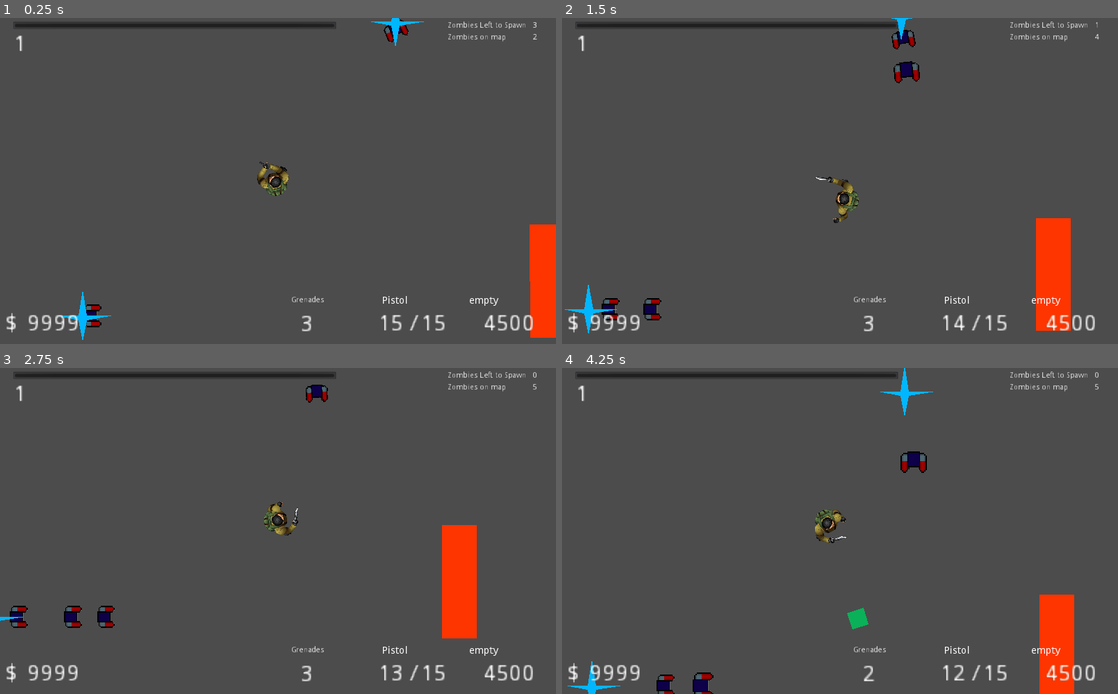
Above: before the commit, frames 1-4 (two rows, left to right).
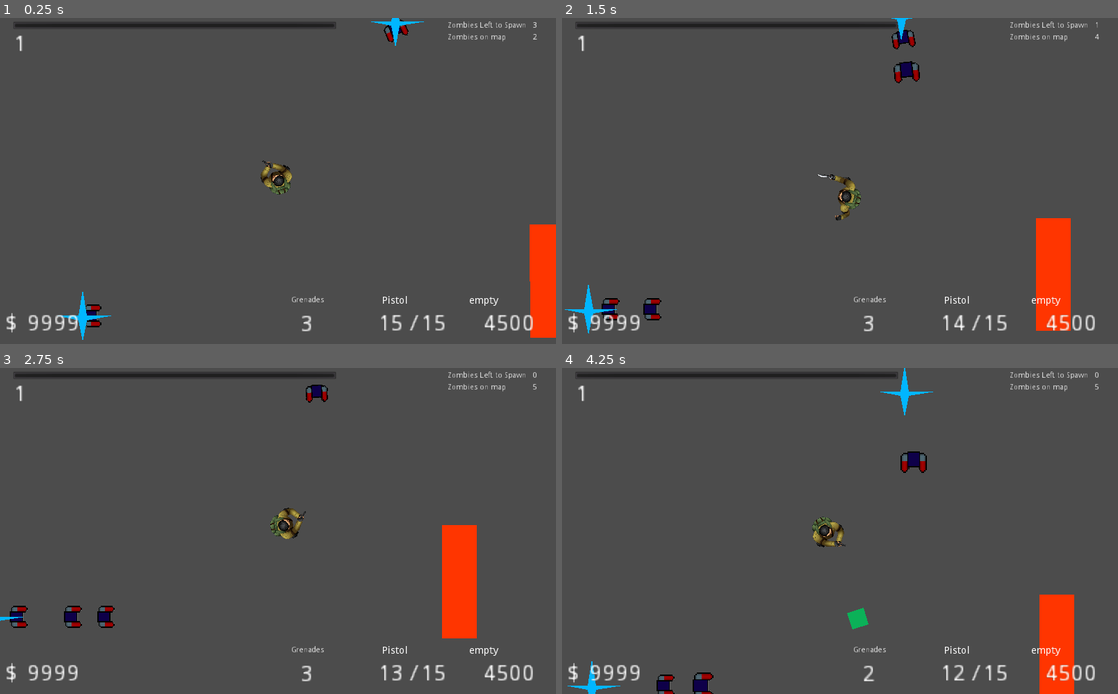
Above: after the commit, the same moments.

Repository: seffa1/ZombieGame
Game: Godot game, scene res://world.tscn
Same seed, same stepped clock (60 frames per second), same inputs: the game is played once before the commit and once after it.
Inputs (mouse positions are in pixels of both pictures, inside the frame that each line leads up to):
- Up to frame 1 (0.25 s): no input
- Up to frame 2 (1.5 s): move the mouse to (962, 164) at 0.52 s; press the mouse at (962, 164) at 0.53 s; hold D (right) 0.53-1.28 s; tap Space (melee) at 0.8, 1.35 s; move the mouse to (728, 197) at 1.27 s; release the mouse at (728, 197) at 1.28 s; hold S (down) from 1.28 s (still down)
- Up to frame 3 (2.75 s): click (166, 547) at 1.55 s; move the mouse to (333, 459) at 2.02 s; release S (down) at 2.03 s; press the mouse at (333, 459) at 2.03 s; hold D (right) from 2.03 s (still down); tap Space (melee) at 2.3 s
- Up to frame 4 (4.25 s): move the mouse to (812, 596) at 2.77 s; release D (right) at 2.78 s; release the mouse at (812, 596) at 2.78 s; hold W (up) 2.78-3.53 s; right-click (812, 596) at 2.85 s; click (812, 596) at 3.05 s; move the mouse to (1006, 579) at 3.52 s; hold A (left) from 3.53 s (still down); hold F (interact) from 3.53 s (still down); tap Space (melee) at 3.8 s

The runs differ from the first frame. In frame 1, 0.4% of the frame differs, in the area x 46-53%, y 43-55%; in frame 2, 0.4%; in frame 3, 0.5%, in the area x 47-55%, y 40-53%; in frame 4, 0.5%.

Commit message:
adding an animation tree state machine

Diff:
--- a/Gun.gd
+++ b/Gun.gd
@@ -75,6 +75,7 @@
 		clip_count -= 1
 		emit_signal("updateHUD", clip_count, CLIP_SIZE, ammo)
 
+
 func reload():
 	if ammo == 0:
 		# Tell the player there is no ammo left
--- a/Player.gd
+++ b/Player.gd
@@ -17,6 +17,9 @@
 var closest_navigation_node
 export (PackedScene) var STARTING_GUN
 export (PackedScene) var STARTING_GRENADE
+
+# Animation stuff
+onready var animation_state_machine = $AnimationTree.get("parameters/playback")
 
 # Health stuff
 onready var health = MAX_HEALTH
@@ -131,10 +134,11 @@
 	velocity = Vector2.ZERO
 
 func melee():
+	# TODO: Clean this up and remove these timers now that we arent doing the lunge
 	if can_melee:
 		if len(meleeable_zombies) == 0:
 			can_melee = false
-			$AnimationPlayer.play("melee_miss")
+			animation_state_machine.travel("melee_miss")
 			$MeleeTimer.start(.3)
 		else:
 			melee_lunge = true
@@ -146,8 +150,8 @@
 					distance = d
 					chosen_zombie = zombie
 
-			$AnimationPlayer.play("melee_hit")
-			$MeleeTimer.start(.5)
+			animation_state_machine.travel("melee_hit")
+			$MeleeTimer.start(.3)
 #			look_at(chosen_zombie.global_position)
 #			velocity = (chosen_zombie.global_position - global_position)
 
@@ -210,8 +214,17 @@
 	for _node in get_children():
 		if _node.get_filename() == current_gun.get_path():
 			var gun = _node
-			if gun.clip_count > 0:
+			if gun.clip_count > 0 and gun.can_shoot:
 				gun.shoot()
+
+				# Call the correct animation for the correct gun
+				# TODO: decouple this
+				match gun.name:
+					"Pistol":
+						animation_state_machine.travel("pistol_shoot")
+
+					"Riffle":
+						$AnimationPlayer.play()
 
 
 func equip_gun(_gun: PackedScene):
@@ -354,7 +367,7 @@
 		queue_free()
 	emit_signal("health_change", (float(health) / float(MAX_HEALTH) * 100))
 	$HealTimer.start(HEALTH_REGEN_AFTER_DAMAGE_RATE)
-	$AnimationPlayer.play("take_damage")
+	animation_state_machine.travel("take_damage")
 
 func _on_RoomDetector_area_entered(area):
 	current_rooms[area.name] = area
--- a/Player.tscn
+++ b/Player.tscn
@@ -1,8 +1,11 @@
-[gd_scene load_steps=14 format=2]
+[gd_scene load_steps=38 format=2]
 
 [ext_resource path="res://assets/melee/melee_spriteSheet.png" type="Texture" id=1]
 [ext_resource path="res://Player.gd" type="Script" id=2]
-[ext_resource path="res://assets/Idle_gun/Idle_gun_000.png" type="Texture" id=4]
+[ext_resource path="res://assets/pistol/pistol_idle/idle_gun_spritesheet.png" type="Texture" id=3]
+[ext_resource path="res://assets/pistol/pistol_idle/Idle_gun_000.png" type="Texture" id=4]
+[ext_resource path="res://assets/pistol/pistol_walk/walk_gun_spritesheet.png" type="Texture" id=5]
+[ext_resource path="res://assets/pistol/pistol_shot/gun_shot_spritesheet.png" type="Texture" id=6]
 
 [sub_resource type="CircleShape2D" id=1]
 radius = 32.0
@@ -46,7 +49,7 @@
 "times": PoolRealArray( 0 ),
 "transitions": PoolRealArray( 1 ),
 "update": 0,
-"values": [ Vector2( 24, 0 ) ]
+"values": [ Vector2( 16, 8 ) ]
 }
 tracks/3/type = "value"
 tracks/3/path = NodePath("Sprite:rotation_degrees")
@@ -175,6 +178,18 @@
 "update": 1,
 "values": [ 0, 1, 2, 3, 4, 5, 6, 7 ]
 }
+tracks/5/type = "value"
+tracks/5/path = NodePath("Sprite:position")
+tracks/5/interp = 1
+tracks/5/loop_wrap = true
+tracks/5/imported = false
+tracks/5/enabled = true
+tracks/5/keys = {
+"times": PoolRealArray( 0 ),
+"transitions": PoolRealArray( 1 ),
+"update": 0,
+"values": [ Vector2( 24, 24 ) ]
+}
 
 [sub_resource type="Animation" id=7]
 resource_name = "melee_miss"
@@ -240,8 +255,170 @@
 "values": [ -90.0, -90.0 ]
 }
 
+[sub_resource type="Animation" id=12]
+resource_name = "pistol_idle"
+length = 1.5
+loop = true
+step = 0.2
+tracks/0/type = "value"
+tracks/0/path = NodePath("Sprite:texture")
+tracks/0/interp = 1
+tracks/0/loop_wrap = true
+tracks/0/imported = false
+tracks/0/enabled = true
+tracks/0/keys = {
+"times": PoolRealArray( 0 ),
+"transitions": PoolRealArray( 1 ),
+"update": 1,
+"values": [ ExtResource( 3 ) ]
+}
+tracks/1/type = "value"
+tracks/1/path = NodePath("Sprite:hframes")
+tracks/1/interp = 1
+tracks/1/loop_wrap = true
+tracks/1/imported = false
+tracks/1/enabled = true
+tracks/1/keys = {
+"times": PoolRealArray( 0 ),
+"transitions": PoolRealArray( 1 ),
+"update": 1,
+"values": [ 8 ]
+}
+tracks/2/type = "value"
+tracks/2/path = NodePath("Sprite:frame")
+tracks/2/interp = 1
+tracks/2/loop_wrap = true
+tracks/2/imported = false
+tracks/2/enabled = true
+tracks/2/keys = {
+"times": PoolRealArray( 0, 0.2, 0.4, 0.6, 0.8, 1, 1.2, 1.4 ),
+"transitions": PoolRealArray( 1, 1, 1, 1, 1, 1, 1, 1 ),
+"update": 1,
+"values": [ 0, 1, 2, 3, 4, 5, 6, 7 ]
+}
+tracks/3/type = "value"
+tracks/3/path = NodePath("Sprite:position")
+tracks/3/interp = 1
+tracks/3/loop_wrap = true
+tracks/3/imported = false
+tracks/3/enabled = true
+tracks/3/keys = {
+"times": PoolRealArray( 0 ),
+"transitions": PoolRealArray( 1 ),
+"update": 0,
+"values": [ Vector2( 16, 8 ) ]
+}
+
+[sub_resource type="Animation" id=13]
+resource_name = "pistol_shoot"
+length = 0.15
+step = 0.03
+tracks/0/type = "value"
+tracks/0/path = NodePath("Sprite:hframes")
+tracks/0/interp = 1
+tracks/0/loop_wrap = true
+tracks/0/imported = false
+tracks/0/enabled = true
+tracks/0/keys = {
+"times": PoolRealArray( 0 ),
+"transitions": PoolRealArray( 1 ),
+"update": 1,
+"values": [ 5 ]
+}
+tracks/1/type = "value"
+tracks/1/path = NodePath("Sprite:frame")
+tracks/1/interp = 1
+tracks/1/loop_wrap = true
+tracks/1/imported = false
+tracks/1/enabled = true
+tracks/1/keys = {
+"times": PoolRealArray( 0, 0.03, 0.06, 0.09, 0.12 ),
+"transitions": PoolRealArray( 1, 1, 1, 1, 1 ),
+"update": 1,
+"values": [ 0, 1, 2, 3, 4 ]
+}
+tracks/2/type = "value"
+tracks/2/path = NodePath("Sprite:texture")
+tracks/2/interp = 1
+tracks/2/loop_wrap = true
+tracks/2/imported = false
+tracks/2/enabled = true
+tracks/2/keys = {
+"times": PoolRealArray( 0 ),
+"transitions": PoolRealArray( 1 ),
+"update": 1,
+"values": [ ExtResource( 6 ) ]
+}
+tracks/3/type = "value"
+tracks/3/path = NodePath("Sprite:position")
+tracks/3/interp = 1
+tracks/3/loop_wrap = true
+tracks/3/imported = false
+tracks/3/enabled = true
+tracks/3/keys = {
+"times": PoolRealArray( 0 ),
+"transitions": PoolRealArray( 1 ),
+"update": 0,
+"values": [ Vector2( 48, 16 ) ]
+}
+
+[sub_resource type="Animation" id=14]
+resource_name = "pistol_walk"
+length = 0.9
+loop = true
+step = 0.15
+tracks/0/type = "value"
+tracks/0/path = NodePath("Sprite:texture")
+tracks/0/interp = 1
+tracks/0/loop_wrap = true
+tracks/0/imported = false
+tracks/0/enabled = true
+tracks/0/keys = {
+"times": PoolRealArray( 0 ),
+"transitions": PoolRealArray( 1 ),
+"update": 1,
+"values": [ ExtResource( 5 ) ]
+}
+tracks/1/type = "value"
+tracks/1/path = NodePath("Sprite:hframes")
+tracks/1/interp = 1
+tracks/1/loop_wrap = true
+tracks/1/imported = false
+tracks/1/enabled = true
+tracks/1/keys = {
+"times": PoolRealArray( 0 ),
+"transitions": PoolRealArray( 1 ),
+"update": 1,
+"values": [ 6 ]
+}
+tracks/2/type = "value"
+tracks/2/path = NodePath("Sprite:frame")
+tracks/2/interp = 1
+tracks/2/loop_wrap = true
+tracks/2/imported = false
+tracks/2/enabled = true
+tracks/2/keys = {
+"times": PoolRealArray( 0, 0.15, 0.3, 0.45, 0.6, 0.75 ),
+"transitions": PoolRealArray( 1, 1, 1, 1, 1, 1 ),
+"update": 1,
+"values": [ 0, 1, 2, 3, 4, 5 ]
+}
+tracks/3/type = "value"
+tracks/3/path = NodePath("Sprite:position")
+tracks/3/interp = 1
+tracks/3/loop_wrap = true
+tracks/3/imported = false
+tracks/3/enabled = true
+tracks/3/keys = {
+"times": PoolRealArray( 0 ),
+"transitions": PoolRealArray( 1 ),
+"update": 0,
+"values": [ Vector2( 16, 8 ) ]
+}
+
 [sub_resource type="Animation" id=4]
 resource_name = "take_damage"
+length = 0.11
 tracks/0/type = "value"
 tracks/0/path = NodePath("Sprite:modulate")
 tracks/0/interp = 1
@@ -261,7 +438,72 @@
 [sub_resource type="RectangleShape2D" id=6]
 extents = Vector2( 64, 80 )
 
+[sub_resource type="AnimationNodeAnimation" id=27]
+animation = "melee_hit"
+
+[sub_resource type="AnimationNodeAnimation" id=28]
+animation = "melee_miss"
+
+[sub_resource type="AnimationNodeAnimation" id=15]
+animation = "pistol_idle"
+
+[sub_resource type="AnimationNodeAnimation" id=16]
+animation = "pistol_shoot"
+
+[sub_resource type="AnimationNodeAnimation" id=17]
+animation = "pistol_walk"
+
+[sub_resource type="AnimationNodeAnimation" id=24]
+animation = "take_damage"
+
+[sub_resource type="AnimationNodeStateMachineTransition" id=18]
+
+[sub_resource type="AnimationNodeStateMachineTransition" id=19]
+
+[sub_resource type="AnimationNodeStateMachineTransition" id=20]
+
+[sub_resource type="AnimationNodeStateMachineTransition" id=21]
+switch_mode = 2
+auto_advance = true
+
+[sub_resource type="AnimationNodeStateMachineTransition" id=22]
+
+[sub_resource type="AnimationNodeStateMachineTransition" id=23]
+
+[sub_resource type="AnimationNodeStateMachineTransition" id=25]
+switch_mode = 2
+auto_advance = true
+
+[sub_resource type="AnimationNodeStateMachineTransition" id=26]
+
+[sub_resource type="AnimationNodeStateMachineTransition" id=29]
+
+[sub_resource type="AnimationNodeStateMachineTransition" id=30]
+switch_mode = 2
+auto_advance = true
+
+[sub_resource type="AnimationNodeStateMachineTransition" id=31]
+switch_mode = 2
+auto_advance = true
+
+[sub_resource type="AnimationNodeStateMachineTransition" id=32]
+
 [sub_resource type="AnimationNodeStateMachine" id=10]
+states/melee_hit/node = SubResource( 27 )
+states/melee_hit/position = Vector2( 499, 107.875 )
+states/melee_miss/node = SubResource( 28 )
+states/melee_miss/position = Vector2( 690, 113.875 )
+states/pistol_idle/node = SubResource( 15 )
+states/pistol_idle/position = Vector2( 316, 271.5 )
+states/pistol_shoot/node = SubResource( 16 )
+states/pistol_shoot/position = Vector2( 232.5, 441.5 )
+states/pistol_walk/node = SubResource( 17 )
+states/pistol_walk/position = Vector2( 440.5, 443.125 )
+states/take_damage/node = SubResource( 24 )
+states/take_damage/position = Vector2( 292.75, 108 )
+transitions = [ "pistol_idle", "pistol_walk", SubResource( 18 ), "pistol_walk", "pistol_idle", SubResource( 19 ), "pistol_idle", "pistol_shoot", SubResource( 20 ), "pistol_shoot", "pistol_idle", SubResource( 21 ), "pistol_shoot", "pistol_walk", SubResource( 22 ), "pistol_walk", "pistol_shoot", SubResource( 23 ), "take_damage", "pistol_idle", SubResource( 25 ), "pistol_idle", "take_damage", SubResource( 26 ), "pistol_idle", "melee_hit", SubResource( 29 ), "melee_hit", "pistol_idle", SubResource( 30 ), "melee_miss", "pistol_idle", SubResource( 31 ), "pistol_idle", "melee_miss", SubResource( 32 ) ]
+start_node = "pistol_idle"
+graph_offset = Vector2( 76, 76 )
 
 [sub_resource type="AnimationNodeStateMachinePlayback" id=11]
 
@@ -271,7 +513,7 @@
 script = ExtResource( 2 )
 
 [node name="Sprite" type="Sprite" parent="."]
-position = Vector2( 24, 0 )
+position = Vector2( 16, 8 )
 rotation = -1.5708
 scale = Vector2( 0.33625, 0.33625 )
 texture = ExtResource( 4 )
@@ -295,6 +537,9 @@
 anims/RESET = SubResource( 3 )
 anims/melee_hit = SubResource( 8 )
 anims/melee_miss = SubResource( 7 )
+anims/pistol_idle = SubResource( 12 )
+anims/pistol_shoot = SubResource( 13 )
+anims/pistol_walk = SubResource( 14 )
 anims/take_damage = SubResource( 4 )
 
 [node name="HealTimer" type="Timer" parent="."]
@@ -322,6 +567,7 @@
 [node name="AnimationTree" type="AnimationTree" parent="."]
 tree_root = SubResource( 10 )
 anim_player = NodePath("../AnimationPlayer")
+active = true
 parameters/playback = SubResource( 11 )
 
 [connection signal="area_entered" from="RoomDetector" to="." method="_on_RoomDetector_area_entered"]
--- a/world.tscn
+++ b/world.tscn
@@ -39,9 +39,6 @@
 money = 9999
 grenade_count = 2
 
-[node name="AnimatedSprite" parent="ZombieManager/Player" index="0"]
-frame = 1
-
 [node name="AnimationTree" parent="ZombieManager/Player" index="10"]
 parameters/playback = SubResource( 3 )
 
Not shown, removed: assets/Idle_gun/Idle_gun_000.png.import
Not shown, removed: assets/Idle_gun/Idle_gun_001.png.import
Not shown, removed: assets/Idle_gun/Idle_gun_002.png.import
Not shown, removed: assets/Idle_gun/Idle_gun_003.png.import
Not shown, removed: assets/Idle_gun/Idle_gun_004.png.import
Not shown, removed: assets/Idle_gun/Idle_gun_005.png.import
Not shown, removed: assets/Idle_gun/Idle_gun_006.png.import
Not shown, removed: assets/Idle_gun/Idle_gun_007.png.import
Not shown, removed: assets/Idle_gun/idle_gun_spritesheet.png.import
Not shown, removed: assets/Walk_gun/Walk_gun_000.png.import
Not shown, removed: assets/Walk_gun/Walk_gun_001.png.import
Not shown, removed: assets/Walk_gun/Walk_gun_002.png.import
(and 63 more such lines)
